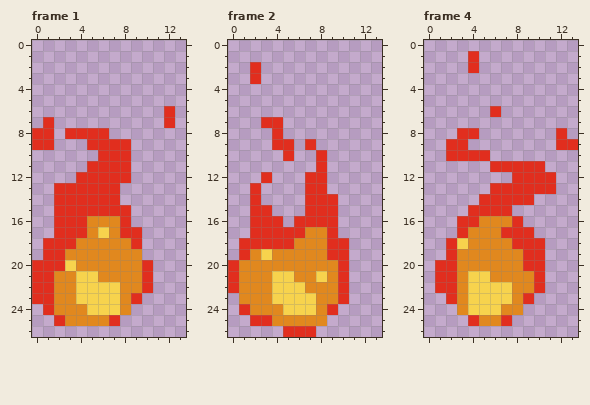
Pixel-art file, stored at asset/obj/fire_fx.aseprite. Above, as it was before the edit.
192x192 pixels, 4 frames. Shown: frame 1, frame 2, frame 4. The old version is drawn lined up with the new one, on the new canvas.
The same view after the edit:
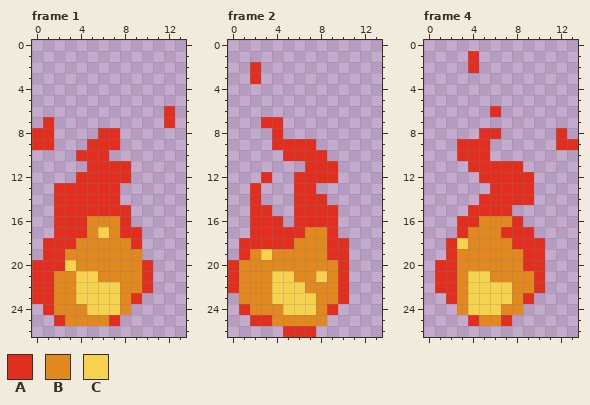
Palette (. is transparent): A #e12e1e  B #e1881e  C #f7d34d
Change:
{"change": "canvas 192x192 -> 14x27, the old top-left corner now at -162,-148 (the part of the old canvas that was cut away was empty and is not shown)"}
{"where": "frame 1"}
{"frame":1,"y":8,"x":3,"old":"AAA","new":"..."}
{"frame":1,"y":8,"x":7,"old":".","new":"A"}
{"frame":1,"y":9,"x":8,"old":"A","new":"."}
{"frame":1,"y":10,"x":4,"old":"..","new":"AA"}
{"frame":1,"y":10,"x":7,"old":"AA","new":".."}
{"where": "frame 2"}
{"frame":2,"y":9,"x":6,"old":".","new":"A"}
{"frame":2,"y":10,"x":6,"old":"..","new":"AA"}
{"frame":2,"y":11,"x":7,"old":".","new":"A"}
{"frame":2,"y":11,"x":9,"old":".","new":"A"}
{"frame":2,"y":12,"x":6,"old":".","new":"A"}
{"frame":2,"y":12,"x":9,"old":".","new":"A"}
{"frame":2,"y":13,"x":6,"old":".","new":"A"}
{"frame":2,"y":13,"x":8,"old":"A","new":"."}
{"frame":2,"y":14,"x":6,"old":".","new":"A"}
{"frame":2,"y":14,"x":9,"old":"A","new":"."}
{"frame":2,"y":15,"x":6,"old":".","new":"A"}
{"where": "frame 4"}
{"frame":4,"y":8,"x":3,"old":"AA..","new":"..AA"}
{"frame":4,"y":9,"x":2,"old":"A","new":"."}
{"frame":4,"y":9,"x":4,"old":"..","new":"AA"}
{"frame":4,"y":10,"x":2,"old":"A","new":"."}
{"frame":4,"y":11,"x":4,"old":"..","new":"AA"}
{"frame":4,"y":11,"x":9,"old":"AA","new":".."}
{"frame":4,"y":12,"x":5,"old":"...","new":"AAA"}
{"frame":4,"y":12,"x":10,"old":"AA","new":".."}
{"frame":4,"y":13,"x":10,"old":"AA","new":".."}
{"label":"changed","picture_box":[65,128,131,161]}
{"label":"changed","picture_box":[294,139,338,216]}
{"label":"changed","picture_box":[446,128,556,194]}
